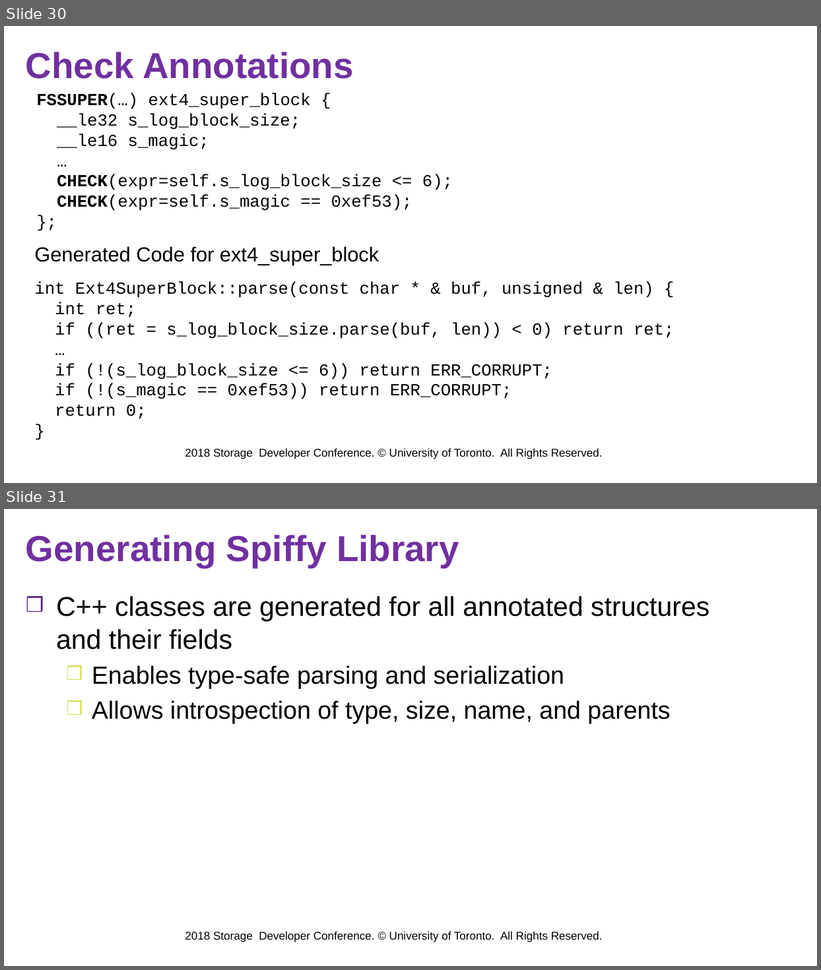
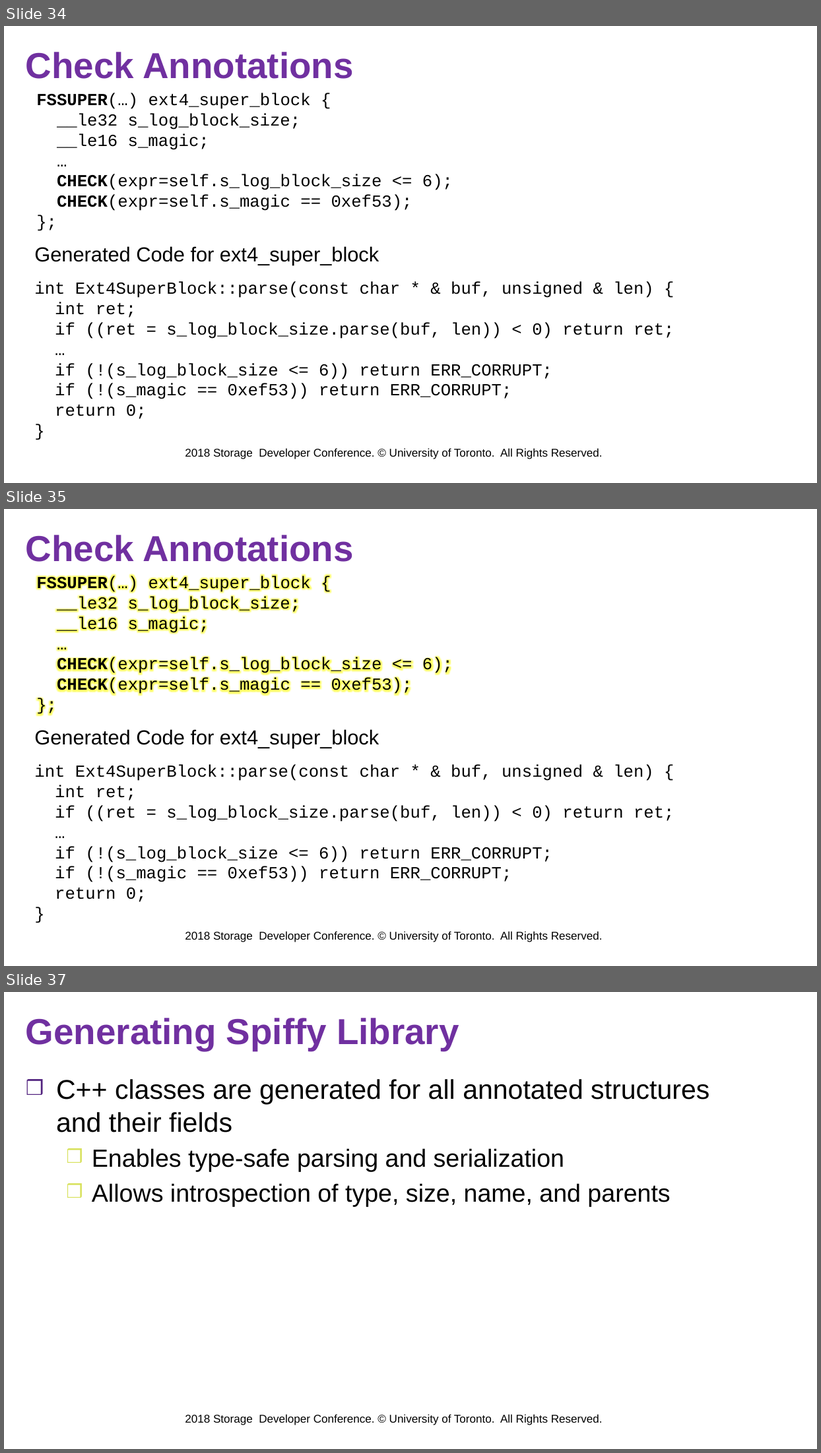
Before and after one commit to jacksun007/spiffy-paper, a slide deck: talk/sdc18_spiffy.pptx. Shown one above the other, each under a label of ours: slides 30 and 31 before the commit, slides 34, 35 and 37 after it; the slides between them are not shown. The pictures are 821x970 and 821x1453 pixels, drawn with LibreOffice and Linux fonts; fonts in the diff are those of the drawing; background and template pictures are left out. Boxes give left, top, right and bottom in pixels: in the first picture for what was removed or moved away, otherwise in the second. Text is boxed around its words. In the diff, an @@ line names an element or a change of style, - is before the commit and + after.

```diff
--- a/talk/sdc18_spiffy.pptx
+++ b/talk/sdc18_spiffy.pptx
@@ slide 35 added at <box>4,509,817,966</box>, background #FFFFFF; not listed: 2 template elements that a slide beside it also shows @@
@@ title added at <box>26,535,353,562</box>, 32 pt, text #7030A0, bold @@
+Check Annotations
@@ text added at <box>36,576,453,695</box>, 15 pt, text #000000 @@
+FSSUPER(…) ext4_super_block {
+__le32 s_log_block_size;
+__le16 s_magic;
+…
+CHECK(expr=self.s_log_block_size <= 6);
+CHECK(expr=self.s_magic == 0xef53);
+};
@@ text added at <box>34,729,379,748</box>, 18 pt, text #000000 @@
+Generated Code for ext4_super_block
@@ text added at <box>34,765,675,902</box>, 15 pt, text #000000 @@
+int Ext4SuperBlock::parse(const char * & buf, unsigned & len) {
+int ret;
+if ((ret = s_log_block_size.parse(buf, len)) < 0) return ret;
+…
+if (!(s_log_block_size <= 6)) return ERR_CORRUPT;
+if (!(s_magic == 0xef53)) return ERR_CORRUPT;
+return 0;
+}
@@ what was slide 30 is now slide 34 @@
@@ what was slide 31 is now slide 37 @@
```
Also in this commit, not shown: 18 slides changed, 5 other slides added, 2 slides removed.
